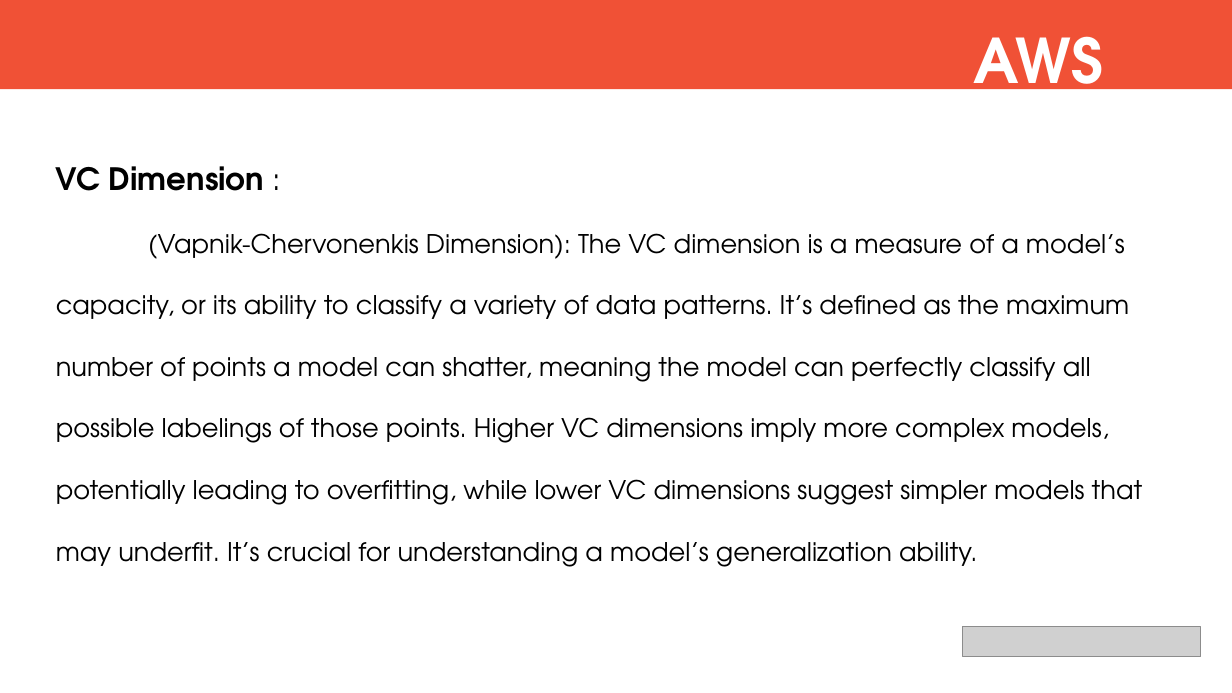
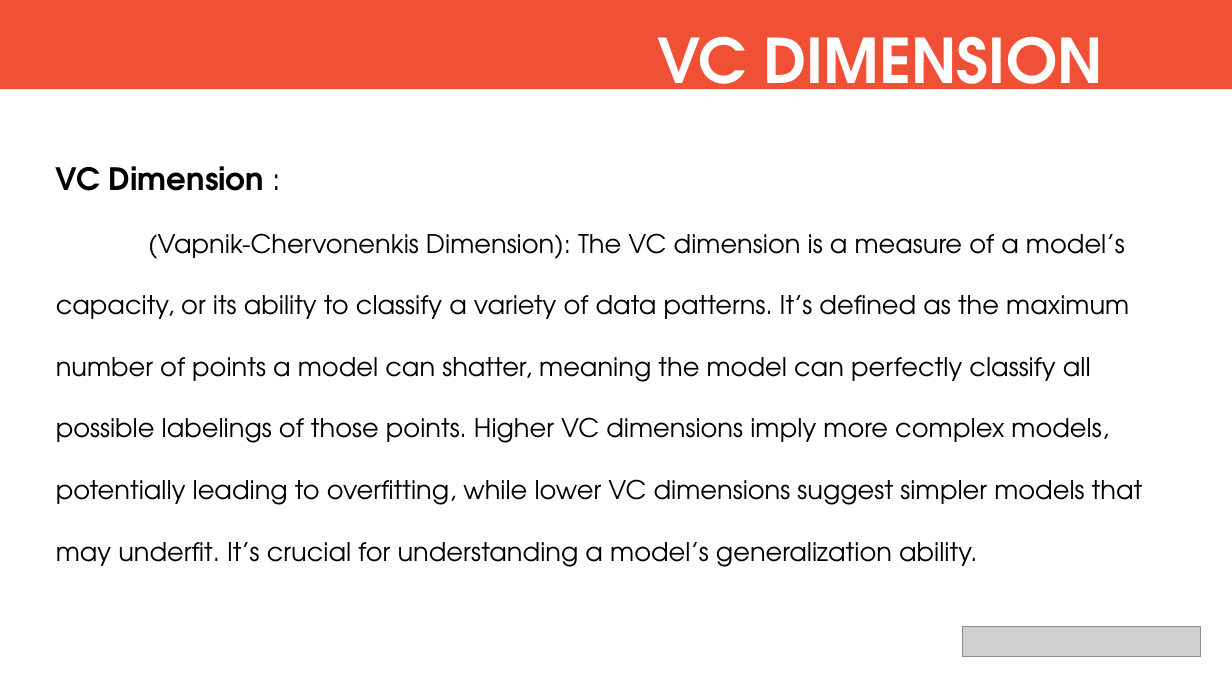
Before and after one commit to prabhaadevi123/IT-FACEPREP, a slide deck: slide 6 of MACHINE LEARNING PPT.pptx (slide 15 before the commit). Drawn at 1232x693 pixels with LibreOffice and Linux fonts; fonts in the diff are those of the drawing; grey boxes stand for pictures. Boxes give left, top, right and bottom in pixels: in the first picture for what was removed or moved away, otherwise in the second. Text is boxed around its words. In the diff, an @@ line names an element or a change of style, - is before the commit and + after.

```diff
--- a/MACHINE LEARNING PPT.pptx
+++ b/MACHINE LEARNING PPT.pptx
@@ text at <box>657,36,1103,109</box>: text changed @@
-AWS
+VC DIMENSION
```
Also in this commit, not shown: 3 other slides changed, 11 slides added, 9 slides removed.
